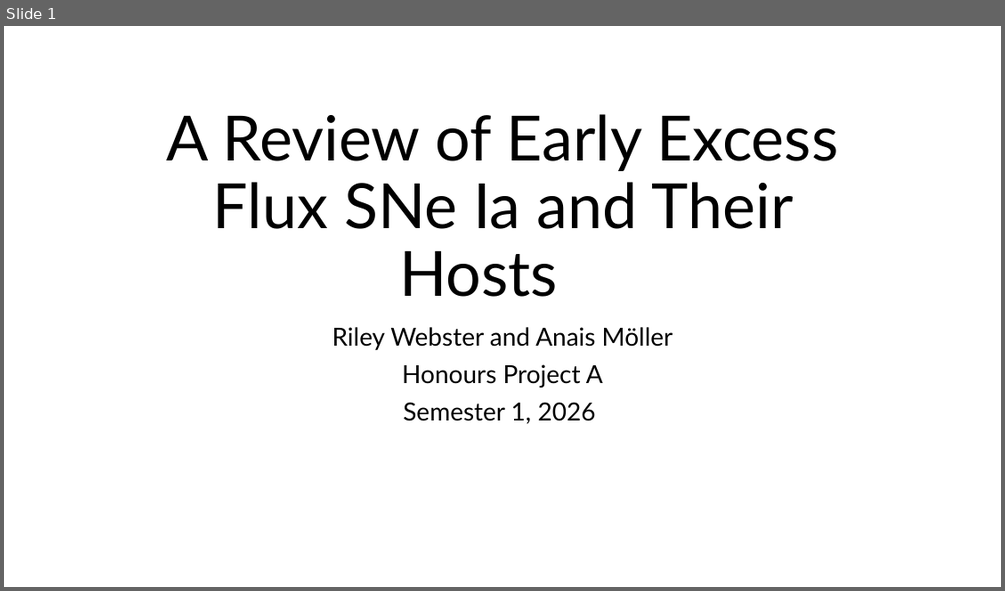
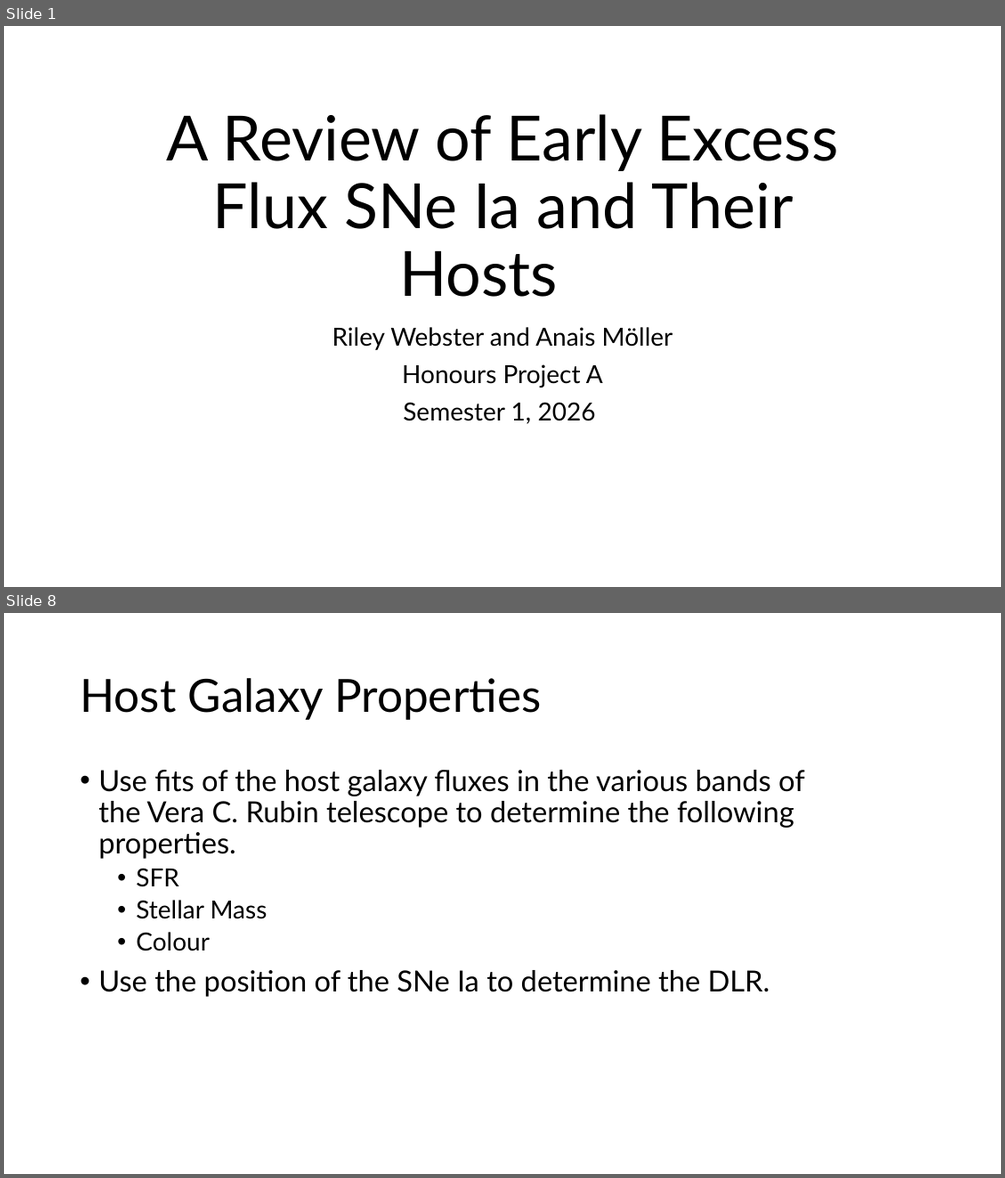
Before and after one commit to Webd0g/Honours_Project, a slide deck: Oral_presentation/Oral_Presentation.pptx. Shown one above the other, each under a label of ours: slide 1 before the commit, slides 1 and 8 after it; the slides between them are not shown. The pictures are 1005x591 and 1005x1178 pixels, drawn with LibreOffice and Linux fonts; fonts in the diff are those of the drawing; background and template pictures are left out. Boxes give left, top, right and bottom in pixels: in the first picture for what was removed or moved away, otherwise in the second. Text is boxed around its words. In the diff, an @@ line names an element or a change of style, - is before the commit and + after.

```diff
--- a/Oral_presentation/Oral_Presentation.pptx
+++ b/Oral_presentation/Oral_Presentation.pptx
@@ slide 8 added at <box>4,613,1001,1174</box>, background picture (left out) @@
@@ title added at <box>80,678,542,720</box>, 44 pt, text #000000 @@
+Host Galaxy Properties
@@ text added at <box>98,770,805,997</box>, 28 pt, text #000000 @@
+• Use fits of the host galaxy fluxes in the various bands of the Vera C. Rubin telescope to determine the following properties.
+  • SFR
+  • Stellar Mass
+  • Colour
+• Use the position of the SNe Ia to determine the DLR.
```
Also in this commit, not shown: 4 slides changed, 3 other slides added, 8 slides removed, 12 other files.
